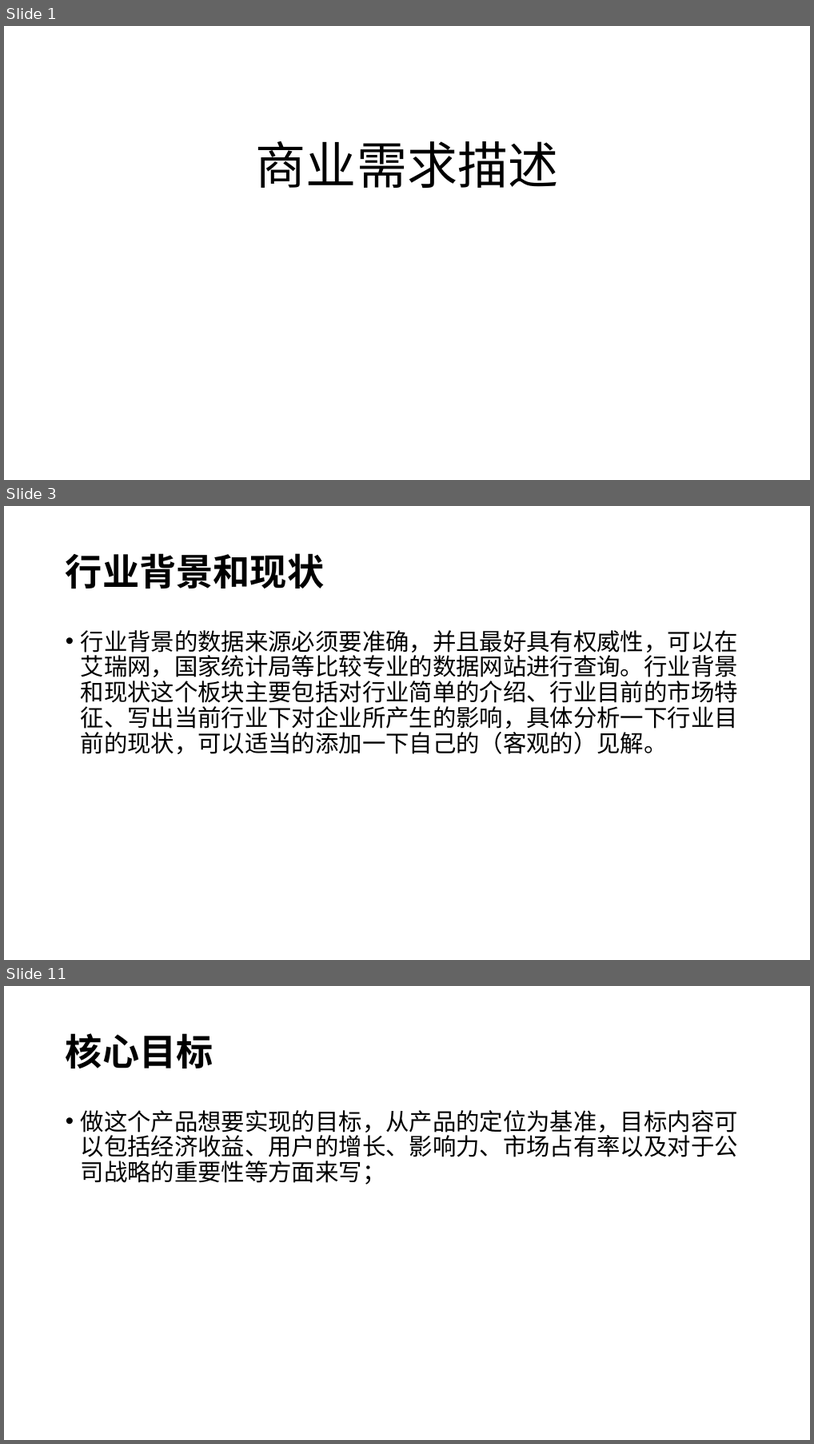
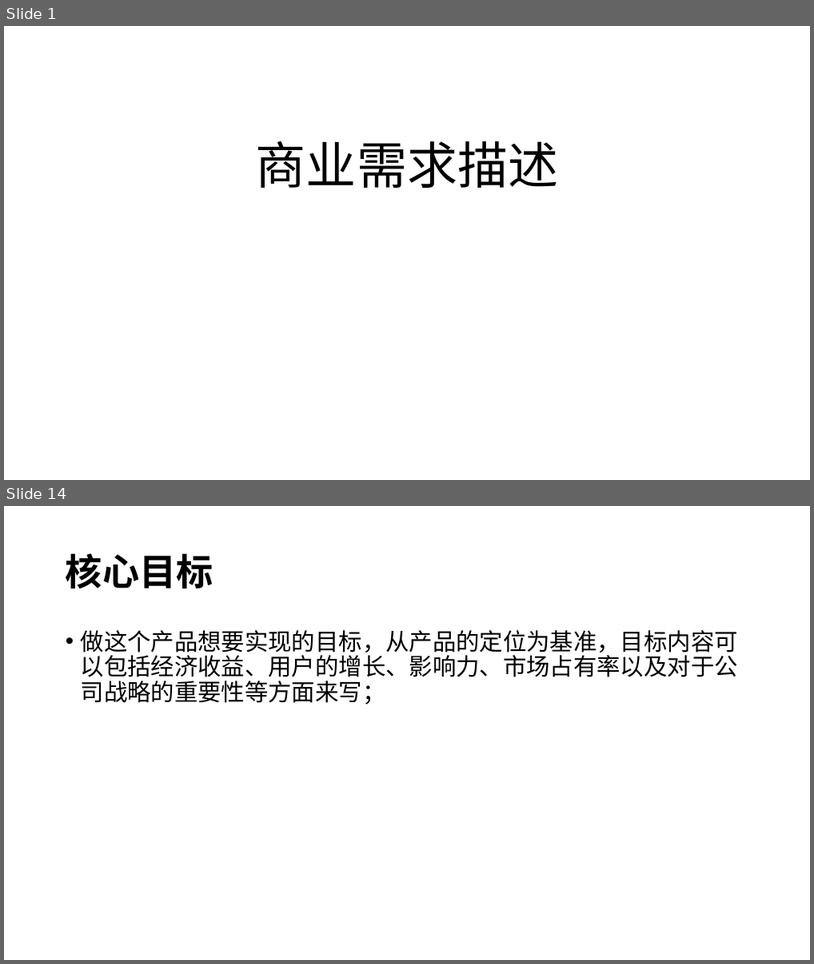
Before and after one commit to awanglilong/awanglilong.github.io, a slide deck: _posts/商业需求.pptx. Shown one above the other, each under a label of ours: slides 1, 3 and 11 before the commit, slides 1 and 14 after it; the slides between them are not shown. The pictures are 814x1444 and 814x964 pixels, drawn with LibreOffice and Linux fonts; fonts in the diff are those of the drawing. Boxes give left, top, right and bottom in pixels: in the first picture for what was removed or moved away, otherwise in the second. Text is boxed around its words. In the diff, an @@ line names an element or a change of style, - is before the commit and + after.

```diff
--- a/_posts/商业需求.pptx
+++ b/_posts/商业需求.pptx
@@ slide 3 removed at (4,506,810,960), background #FFFFFF @@
@@ title removed at (66,553,324,589) @@
-行业背景和现状
@@ text removed at (81,630,738,754) @@
-• 行业背景的数据来源必须要准确，并且最好具有权威性，可以在艾瑞网，国家统计局等比较专业的数据网站进行查询。行业背景和现状这个板块主要包括对行业简单的介绍、行业目前的市场特征、写出当前行业下对企业所产生的影响，具体分析一下行业目前的现状，可以适当的添加一下自己的（客观的）见解。
@@ what was slide 11 is now slide 14 @@
```
Also in this commit, not shown: 13 slides changed, 6 slides added, 7 other slides removed, 1 other file.
